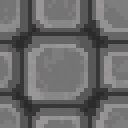
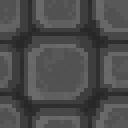
Two versions of the same layered image (128x128). Layer-by-layer changes:
"Layer 9" (1st of 2, in "Group 3 copy" › "Group 2"): opacity 60% → 30% over (16, 28, 104, 112)
"Layer 4 copy" (1st of 2, in "Group 3 copy" › "Group 2"): opacity 100% → 83% over (0, 0, 128, 128)
